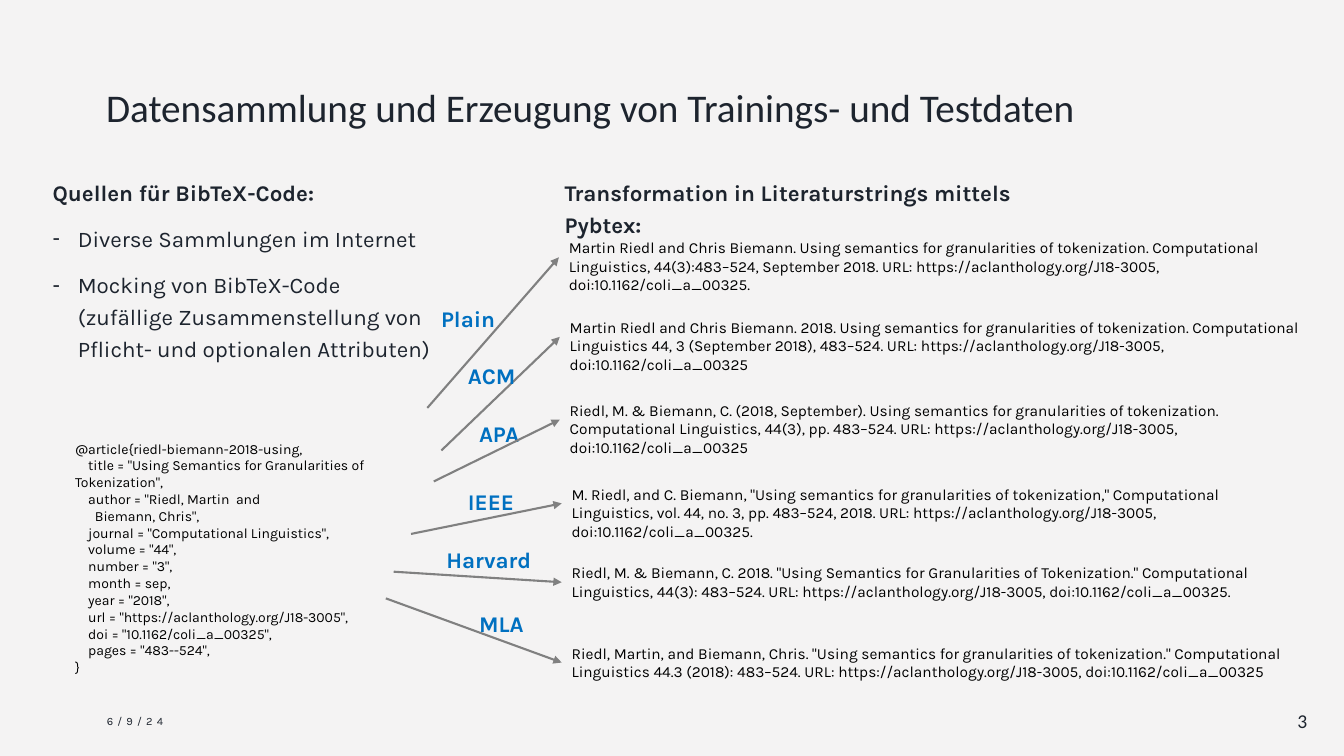
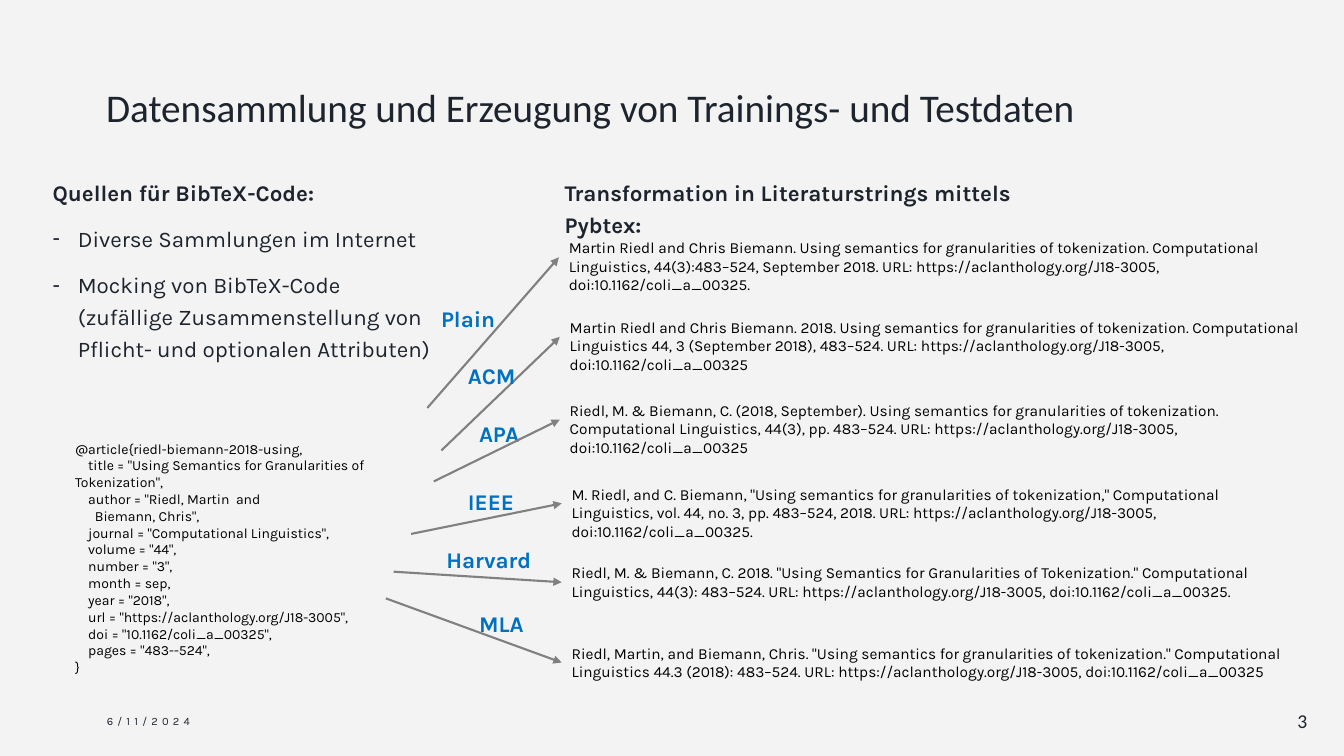
Before and after one commit to LaGit93/bibTexConverter_FaPra63065, a slide deck: slide 3 of Durchstich Vortrag.pptx. Drawn at 1344x756 pixels with LibreOffice and Linux fonts; fonts in the diff are those of the drawing. Boxes give left, top, right and bottom in pixels: in the first picture for what was removed or moved away, otherwise in the second. Text is boxed around its words. In the diff, an @@ line names an element or a change of style, - is before the commit and + after.

```diff
--- a/Durchstich Vortrag.pptx
+++ b/Durchstich Vortrag.pptx
@@ text at (x1=107, y1=717, x2=190, y2=726): text changed @@
-6/9/24
+6/11/2024
```
Also in this commit, not shown: 5 other slides changed.
